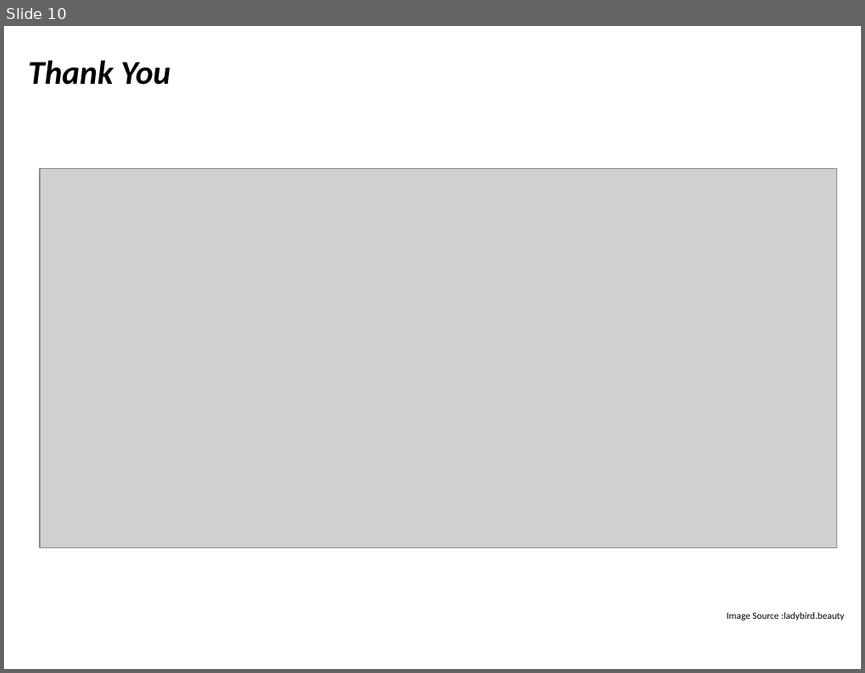
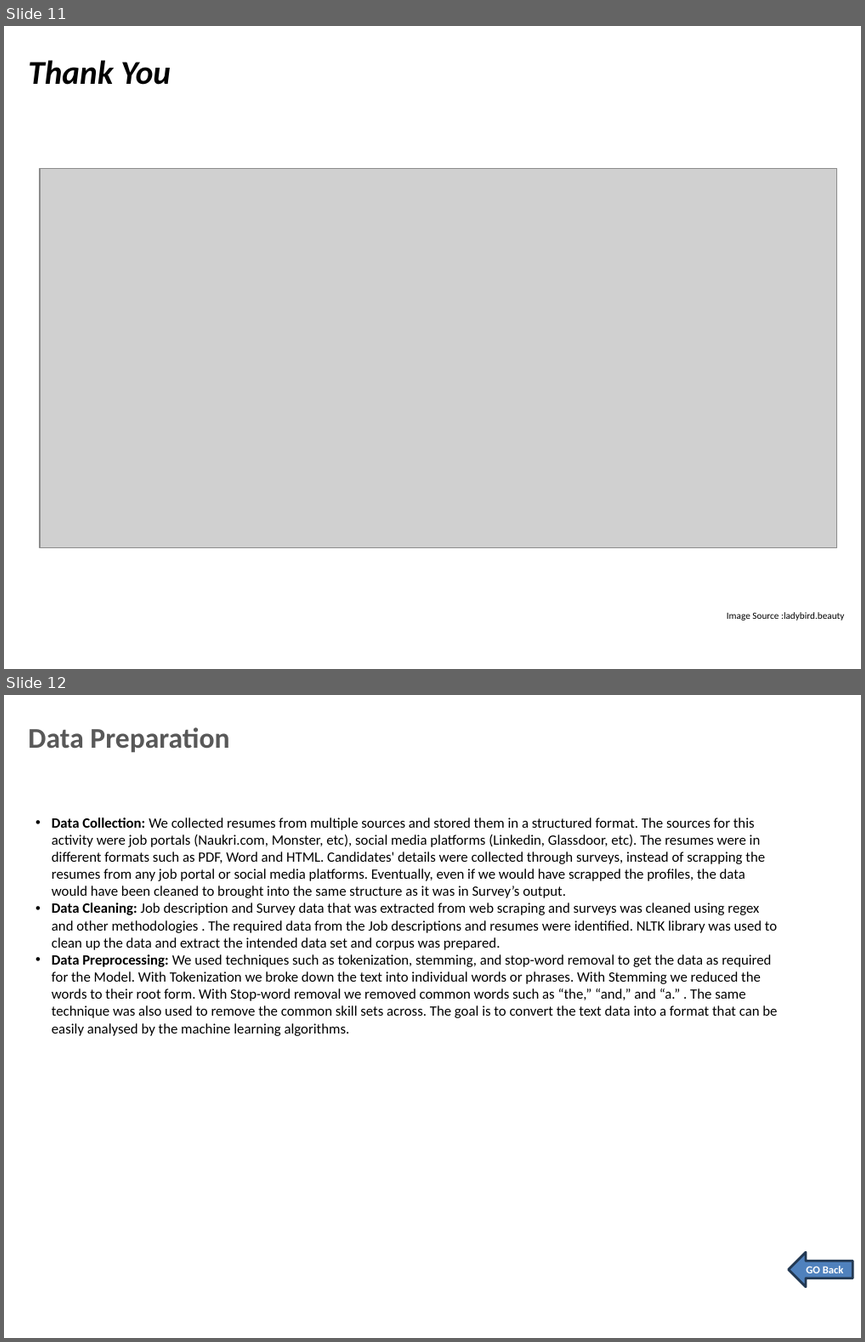
Before and after one commit to anirudhyadav/ISBG4FP1, a slide deck: Foundation_Project_G4__Final_Review_Trending_Jobs.pptx. Shown one above the other, each under a label of ours: slide 10 before the commit, slides 11 and 12 after it. The pictures are 865x673 and 865x1342 pixels, drawn with LibreOffice and Linux fonts; fonts in the diff are those of the drawing; grey boxes stand for pictures; background and template pictures are left out. Boxes give left, top, right and bottom in pixels: in the first picture for what was removed or moved away, otherwise in the second. Text is boxed around its words. In the diff, an @@ line names an element or a change of style, - is before the commit and + after.

```diff
--- a/Foundation_Project_G4__Final_Review_Trending_Jobs.pptx
+++ b/Foundation_Project_G4__Final_Review_Trending_Jobs.pptx
@@ slide 12 added at (x1=4, y1=695, x2=861, y2=1338), background picture (left out); not listed: 1 template element that a slide beside it also shows @@
@@ title added at (x1=28, y1=727, x2=229, y2=753), 24 pt, text #585858, bold @@
+Data Preparation
@@ text added at (x1=52, y1=817, x2=777, y2=1036), 12 pt, text #000000 @@
+• Data Collection: We collected resumes from multiple sources and stored them in a structured format. The sources for this activity were job portals (Naukri.com, Monster, etc), social media platforms (Linkedin, Glassdoor, etc). The resumes were in different formats such as PDF, Word and HTML. Candidates' details were collected through surveys, instead of scrapping the resumes from any job portal or social media platforms. Eventually, even if we would have scrapped the profiles, the data would have been cleaned to brought into the same structure as it was in Survey’s output.
+• Data Cleaning: Job description and Survey data that was extracted from web scraping and surveys was cleaned using regex and other methodologies . The required data from the Job descriptions and resumes were identified. NLTK library was used to clean up the data and extract the intended data set and corpus was prepared.
+• Data Preprocessing: We used techniques such as tokenization, stemming, and stop-word removal to get the data as required for the Model. With Tokenization we broke down the text into individual words or phrases. With Stemming we reduced the words to their root form. With Stop-word removal we removed common words such as “the,” “and,” and “a.” . The same technique was also used to remove the common skill sets across. The goal is to convert the text data into a format that can be easily analysed by the machine learning algorithms.
@@ left arrow added at (x1=788, y1=1252, x2=852, y2=1287), fill #4F81BD, outline #233953 2 pt, 9 pt, text #FFFFFF, bold @@
+GO Back
@@ what was slide 10 is now slide 11 @@
```
Also in this commit, not shown: 6 slides changed, 4 other slides added, 2 slides removed, 2 other files.
